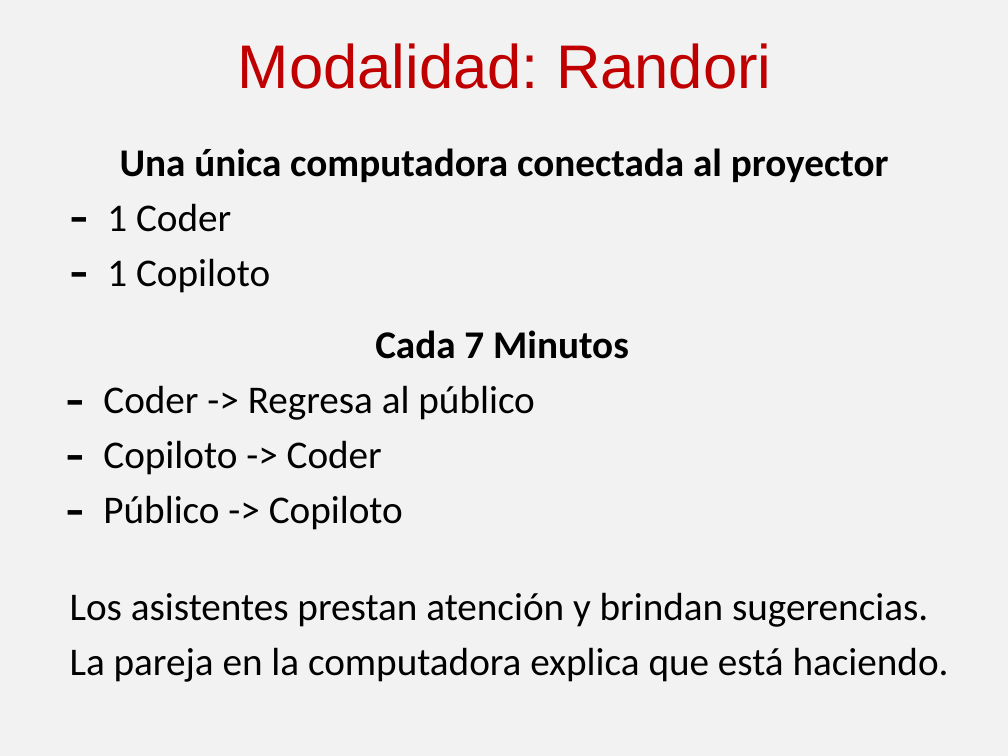
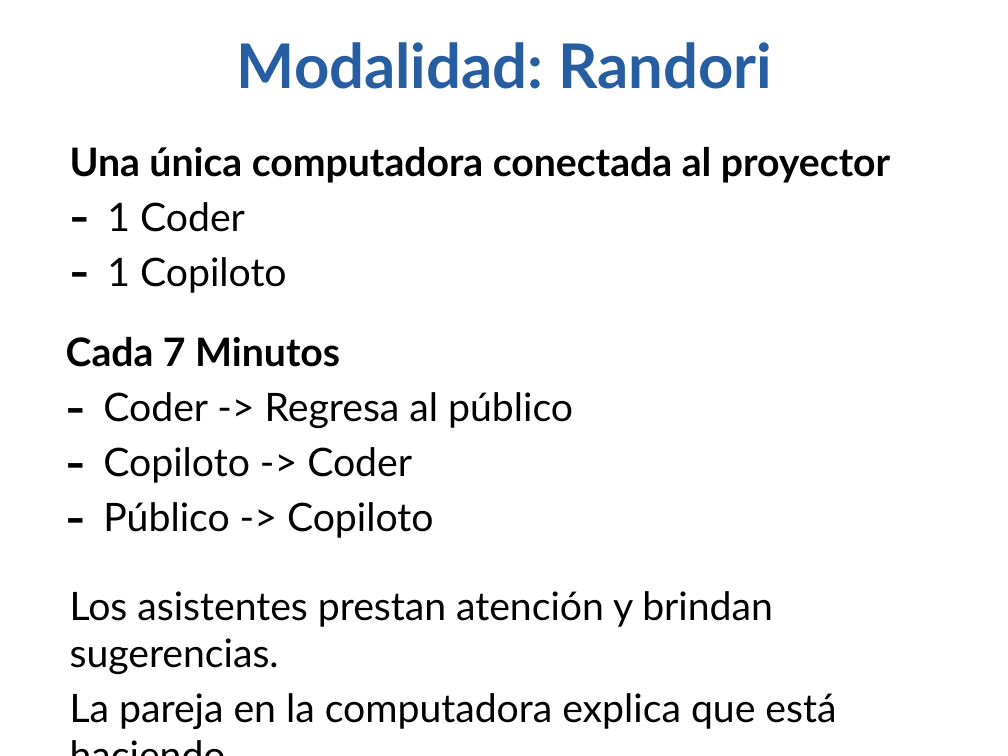
Before and after one commit to angelnunezsalazar/Coding-Dojo, a slide deck: slide 7 of Randori/Coding Dojo.pptx. Drawn at 1008x756 pixels with LibreOffice and Linux fonts; fonts in the diff are those of the drawing. Boxes give left, top, right and bottom in pixels: in the first picture for what was removed or moved away, otherwise in the second. Text is boxed around its words. In the diff, an @@ line names an element or a change of style, - is before the commit and + after.

```diff
--- a/Randori/Coding Dojo.pptx
+++ b/Randori/Coding Dojo.pptx
@@ background #F2F2F2 to #FFFFFF @@
@@ title "Modalidad: Randori" at [237, 42, 772, 89]: font Arial to Lato, text colour #C00000 to #275EA1, bold on @@
@@ text "Una única computadora conectada al ..." at [70, 147, 890, 293]: font Calibri to Lato; alignment centre to left @@
@@ text "Cada 7 Minutos" at [66, 337, 573, 538]: font Calibri to Lato; alignment centre to left @@
@@ text "Cada 7 Minutos": place and size @@
-text "Cada 7 Minutos" at [103, 330, 629, 530]
+text "Cada 7 Minutos" at [66, 337, 573, 538]
@@ text "Los asistentes prestan atención y ..." at [70, 591, 836, 729]: font Calibri to Lato @@
```
Also in this commit, not shown: 9 other slides changed, 1 slide added, 2 slides removed, 1 other file.
